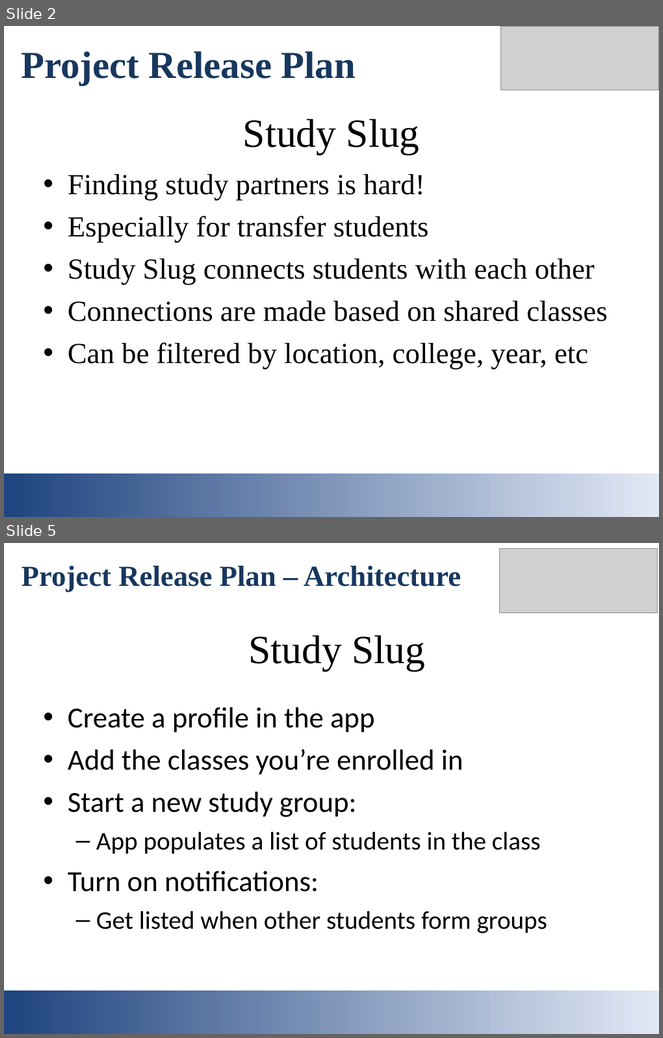
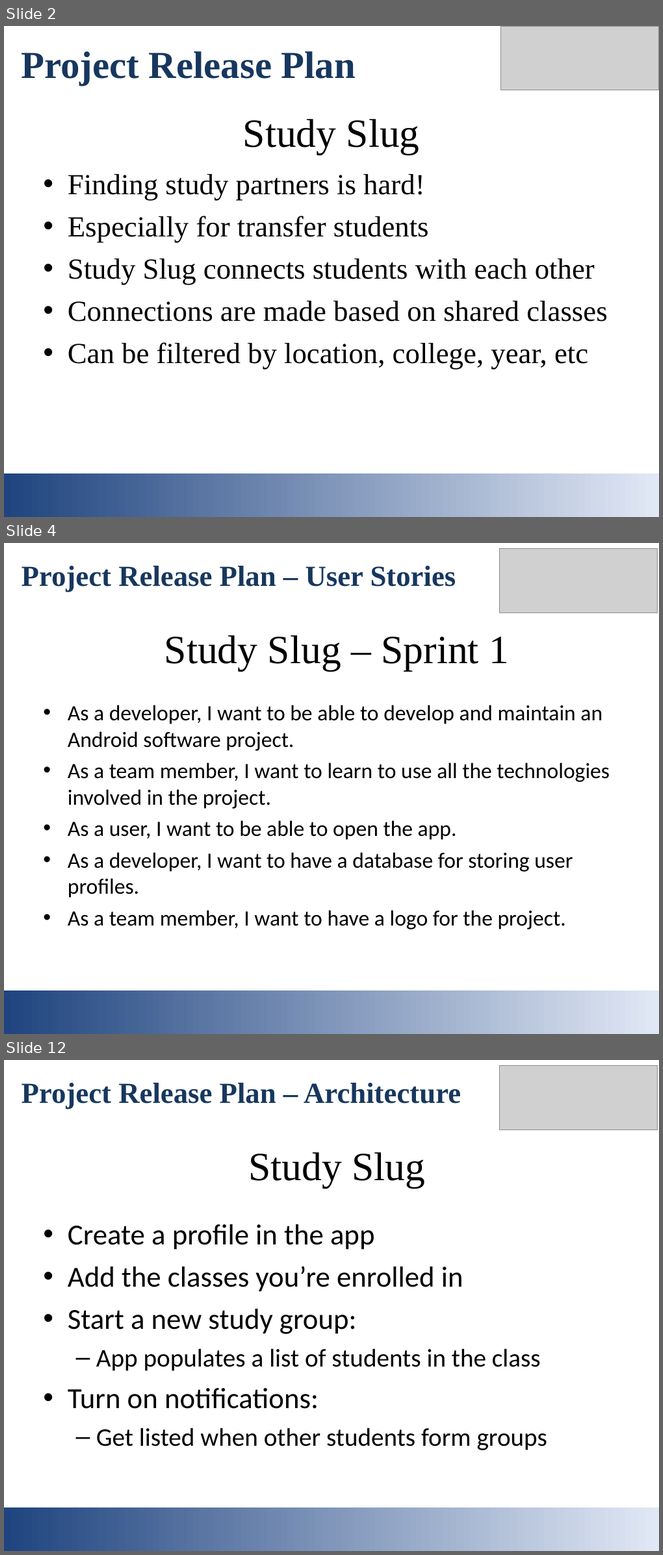
Before and after one commit to mmaall/StudySlug, a slide deck: documentation/studyslug_intro_slides.ppt. Shown one above the other, each under a label of ours: slides 2 and 5 before the commit, slides 2, 4 and 12 after it; the slides between them are not shown. The pictures are 663x1038 and 663x1555 pixels, drawn with LibreOffice and Linux fonts; fonts in the diff are those of the drawing; grey boxes stand for pictures. Boxes give left, top, right and bottom in pixels: in the first picture for what was removed or moved away, otherwise in the second. Text is boxed around its words. In the diff, an @@ line names an element or a change of style, - is before the commit and + after.

```diff
--- a/documentation/studyslug_intro_slides.ppt
+++ b/documentation/studyslug_intro_slides.ppt
@@ slide 4 added at (x1=4, y1=543, x2=659, y2=1034), background #FFFFFF @@
@@ picture added at (x1=499, y1=548, x2=658, y2=613) @@
@@ text added at (x1=22, y1=566, x2=456, y2=592), 32 pt, text #17375E, bold @@
+Project Release Plan – User Stories
@@ title added at (x1=165, y1=635, x2=509, y2=671), 44 pt, text #000000 @@
+Study Slug – Sprint 1
@@ text added at (x1=68, y1=705, x2=610, y2=930), 24 pt, text #000000 @@
+• As a developer, I want to be able to develop and maintain an Android software project.
+• As a team member, I want to learn to use all the technologies involved in the project.
+• As a user, I want to be able to open the app.
+• As a developer, I want to have a database for storing user profiles.
+• As a team member, I want to have a logo for the project.
@@ rectangle added at (x1=4, y1=990, x2=659, y2=1034), fill gradient #1F447F to #E1E8F5 @@
@@ what was slide 5 is now slide 12 @@
```
Also in this commit, not shown: 3 slides changed, 6 other slides added.
